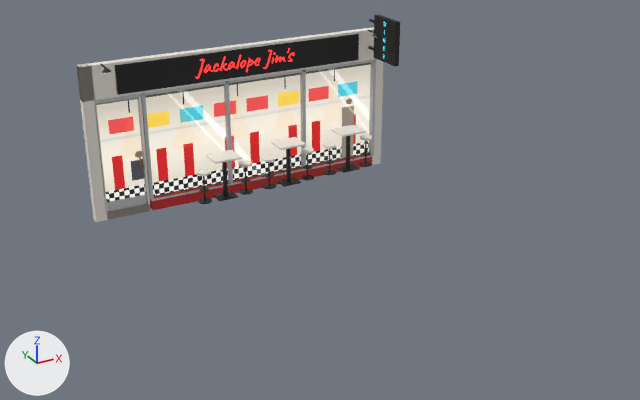
Two versions of the glTF model art/models/props/venues/jackalope_jims.glb, one commit apart.
Both versions are drawn from a 50 mm camera at (-8.57, -19.58, 8.74) aimed at (-0.03, -4.06, 0.98). The lights are fixed; the arrows at lower left show +X, +Y and +Z. The picture after the commit comes second. Objects named as collision shapes, trigger or cutter boxes, shadow casters or lower levels of detail are left out. Vertices at exactly the same position are counted once.

In view in the first picture: 'JackalopeJims'.
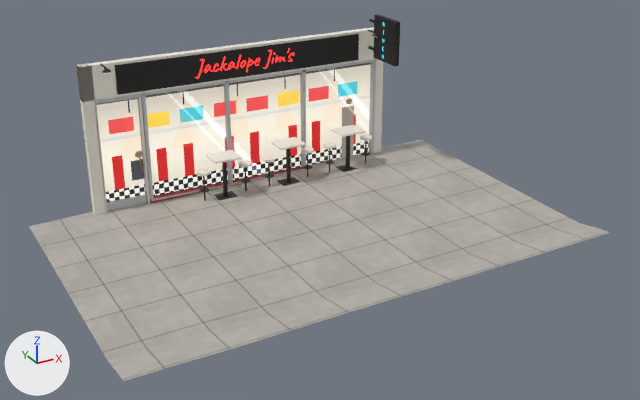
Pixel boxes [x1, y1, x2, y2] of what changed, in the pictures (640 x 400 px):
'JackalopeJims', reshaped (79% wider, 76% taller)
    before: [76, 14, 400, 222]
    after: [29, 14, 611, 381]
part 1 of me_jackalopejims, added
    after: [29, 140, 611, 381]

The edits, one by one:
Picture 'sidewalk' (img_sidewalk) is new.
Material 'VN_Pave' (mat_vn_pave) is new.
Its texture is img_sidewalk.
Its roughness is 0.95.
me_jackalopejims is used by ob_jackalopejims; location (0.0, 0.0, 0.0).
me_jackalopejims had 4144 vertices, 7632 faces and spanned x -4.0..4.0, y -1.52..0.0, z -0.23..4.0.
me_jackalopejims now has 4512 vertices, 8292 faces and spans x -5.5..5.5, y -7.25..0.0, z -0.23..4.0.
me_jackalopejims part 1: a new loose piece of 368 vertices spanning x -5.5..5.5, y -7.25..0.0, z -0.09..0.26, in mat_vn_pave (picture img_sidewalk).
Other edits to the shape of me_jackalopejims do not show in these pictures.
me_jackalopejims gains material mat_vn_pave (picture img_sidewalk).
